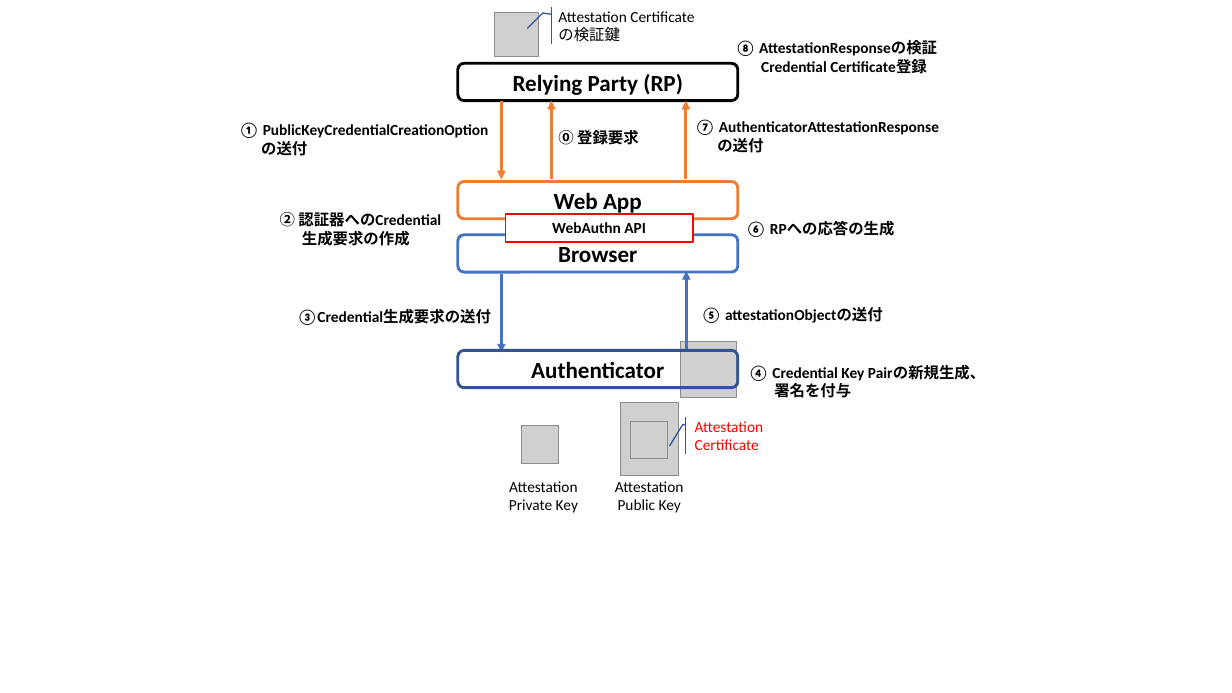
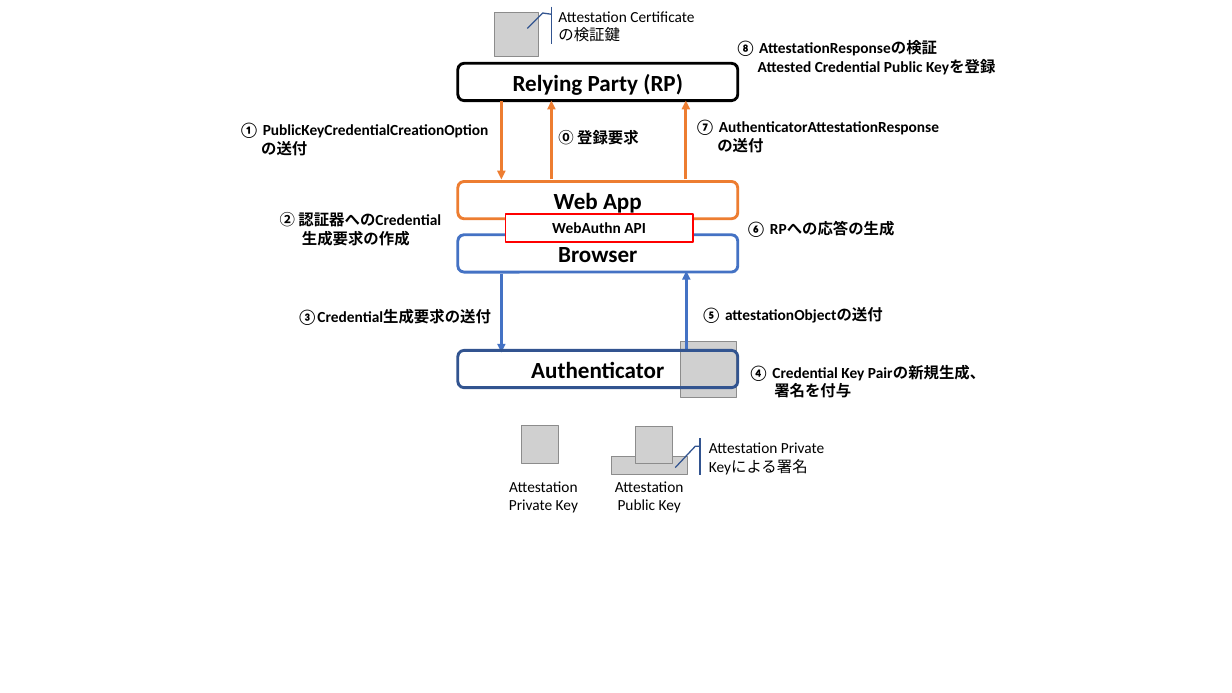
Before and after one commit to junkurihara/class-fido2_webauthn, a slide deck: slide 10 of slides/Figs/figures.pptx. Drawn at 1232x693 pixels with LibreOffice and Linux fonts; fonts in the diff are those of the drawing; grey boxes stand for pictures. Boxes give left, top, right and bottom in pixels: in the first picture for what was removed or moved away, otherwise in the second. Text is boxed around its words. In the diff, an @@ line names an element or a change of style, - is before the commit and + after.

```diff
--- a/slides/Figs/figures.pptx
+++ b/slides/Figs/figures.pptx
@@ text at bbox=[758, 59, 995, 75]: text changed @@
-Credential Certificate登録
+Attested Credential Public Keyを登録
@@ picture removed at bbox=[620, 403, 678, 476] @@
@@ picture: place and size @@
-picture at bbox=[631, 421, 668, 458]
+picture at bbox=[636, 426, 673, 463]
@@ accent callout "Attestation Private Keyによる署名": place and size @@
-accent callout "Attestation Private Keyによる署名" at bbox=[686, 417, 779, 454]
+accent callout "Attestation Private Keyによる署名" at bbox=[700, 438, 842, 475]
@@ text in accent callout at bbox=[709, 442, 824, 475]: text changed; text colour #FF0000 to #000000 @@
-Attestation Certificate
+Attestation Private Keyによる署名
@@ picture added at bbox=[611, 457, 688, 474] @@
```
Also in this commit, not shown: 6 other slides changed, 7 other files.
